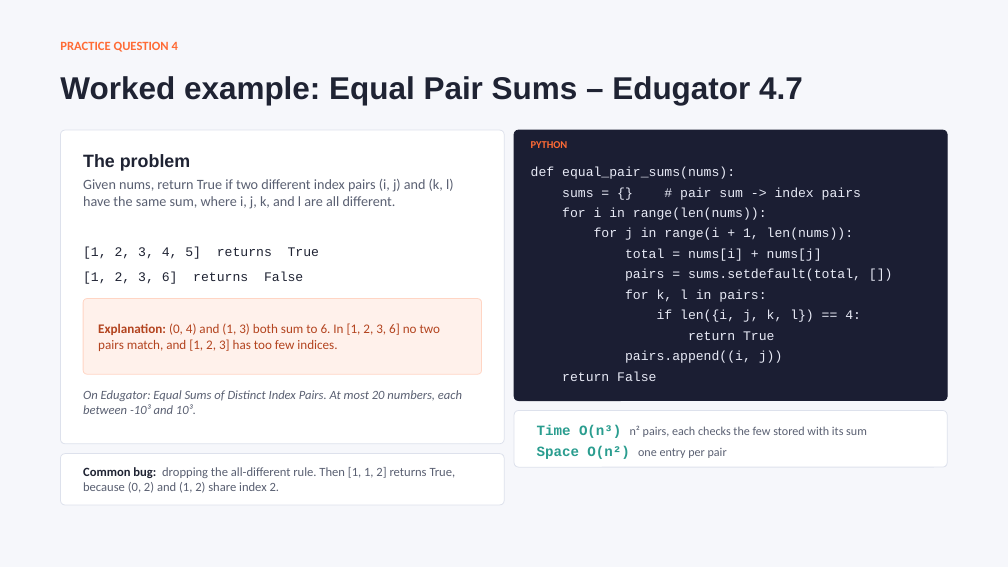
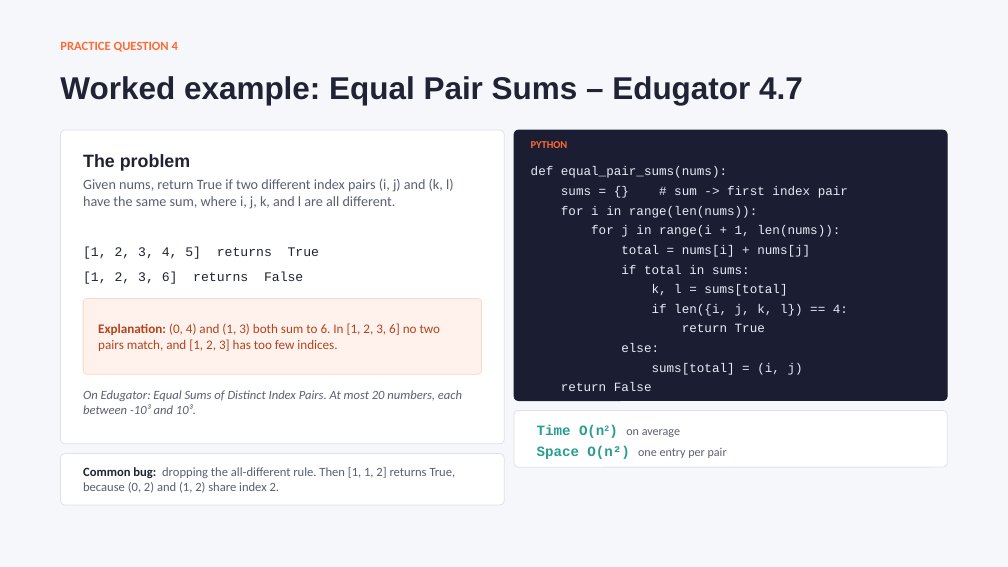
Before and after one commit to kapooramanpreet/TechnicalInterview101, a slide deck: slide 22 of assets/slides/Technical_Interview_101_Hash Tables.pptx. Drawn at 1008x567 pixels with LibreOffice and Linux fonts; fonts in the diff are those of the drawing. Boxes give left, top, right and bottom in pixels: in the first picture for what was removed or moved away, otherwise in the second. Text is boxed around its words. In the diff, an @@ line names an element or a change of style, - is before the commit and + after.

```diff
--- a/assets/slides/Technical_Interview_101_Hash Tables.pptx
+++ b/assets/slides/Technical_Interview_101_Hash Tables.pptx
@@ text at box(531, 166, 848, 391): size 12.5 to 12 pt in "def equal_pair_sums(nums):", "for i in range(len(nums)):", "for j in range(i + 1, len(nums)):", "total = nums[i] + nums[j]" and 3 more places @@
@@ text at box(561, 186, 848, 198): text changed; size 12.5 to 12 pt @@
-sums = {} # pair sum -> index pairs
+sums = {} # sum -> first index pair
@@ text at box(621, 265, 787, 296): text changed; size 12.5 to 12 pt @@
-pairs = sums.setdefault(total, [])
-for k, l in pairs:
+if total in sums:
+k, l = sums[total]
@@ text at box(621, 343, 803, 375): text changed; size 12.5 to 12 pt @@
-pairs.append((i, j))
+else:
+sums[total] = (i, j)
@@ text at box(537, 425, 680, 438): text changed; size 11.5 to 13.5 pt; font Calibri to Courier New; text colour #5A6072 to #2A9D8F; bold on @@
-Time O(n³) n² pairs, each checks the few stored with its sum
+Time O(n2) on average
```
Also in this commit, not shown: 5 other slides changed, 4 other files.
